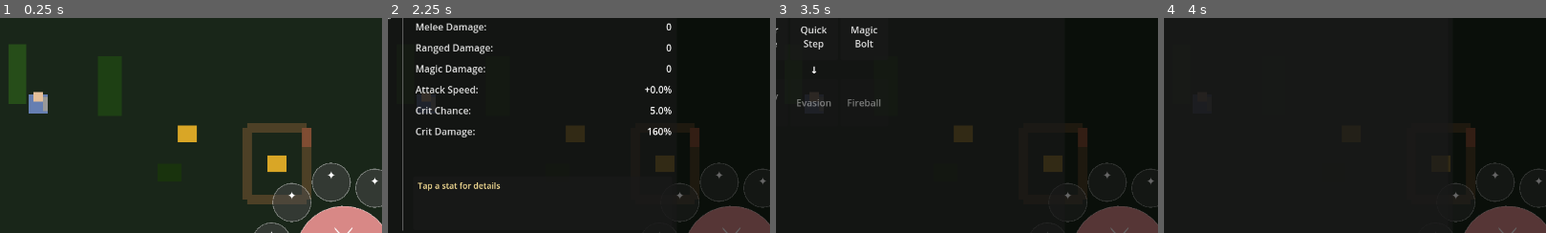
Above: before the commit, frames 1-4 (left to right).
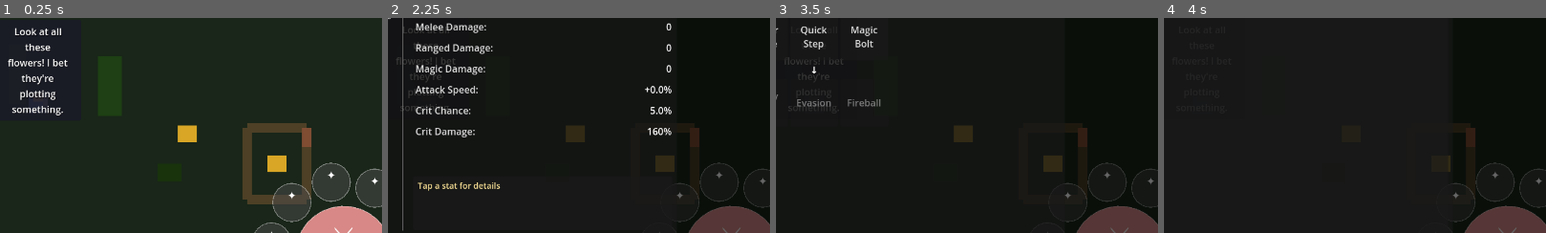
Above: after the commit, the same moments.

Repository: MatousHruska/MobileTestia
Game: Godot game, scene res://scenes/world/zone_forest.tscn
Same seed, same stepped clock (60 frames per second), same inputs: the game is played once before the commit and once after it. This scene is started directly instead of the project's main scene.
Inputs:
- Up to frame 1 (0.25 s): no input
- Up to frame 2 (2.25 s): click "☰" at 0.5 s; click "Inventory" at 1.25 s; click "Stats" at 2 s
- Up to frame 3 (3.5 s): click "Skills" at 2.75 s
- Up to frame 4 (4 s): click "Quests" at 3.5 s
The pictures show only the part of the screen within x 45-95%, y 30-80%; the shares and areas given below are measured in that part.

The runs differ from the first frame. In frame 1, 2.8% of the frame differs, in the area x 2-18%, y 4-46%; in frame 2, 0.5%; in frame 3, 0.1%; in frame 4, less than 0.1%.
Error after the commit: Trying to assign value of type 'bool' to a variable of type 'String'. (res://autoloads/location_manager.gd:194)

Commit message:
Add test Location nodes to zone_forest scene
Added two Location Area2D nodes with debug visualization:
- NorthernForest (loc_forest_north) at top-left
- SouthernForest (loc_forest_south) at bottom-left

Debug bounds visible so you can see where locations trigger.

Diff:
--- a/scenes/world/zone_forest.tscn
+++ b/scenes/world/zone_forest.tscn
@@ -8,6 +8,7 @@
 [ext_resource type="Script" path="res://scripts/interactable/chest_spawn_point.gd" id="7_chest_spawn"]
 [ext_resource type="Script" path="res://scripts/interactable/unlockable_door.gd" id="8_door"]
 [ext_resource type="Script" path="res://scripts/npc/spawn_point.gd" id="9_spawn_point"]
+[ext_resource type="Script" path="res://scripts/world/location.gd" id="10_location"]
 
 [sub_resource type="RectangleShape2D" id="RectangleShape2D_trans"]
 size = Vector2(80, 40)
@@ -20,6 +21,12 @@
 
 [sub_resource type="RectangleShape2D" id="RectangleShape2D_wall_v2"]
 size = Vector2(16, 88)
+
+[sub_resource type="RectangleShape2D" id="RectangleShape2D_loc_north"]
+size = Vector2(400, 300)
+
+[sub_resource type="RectangleShape2D" id="RectangleShape2D_loc_south"]
+size = Vector2(400, 300)
 
 [node name="ZoneForest" type="Node2D"]
 script = ExtResource("4_zone")
@@ -208,4 +215,28 @@
 golden_weight = 80
 allow_wooden = false
 
+[node name="Locations" type="Node2D" parent="."]
+
+[node name="NorthernForest" type="Area2D" parent="Locations"]
+position = Vector2(-200, -150)
+script = ExtResource("10_location")
+location_id = "loc_forest_north"
+display_name = "Northern Forest"
+show_debug_bounds = true
+debug_color = Color(0.2, 0.4, 0.6, 0.3)
+
+[node name="CollisionShape2D" type="CollisionShape2D" parent="Locations/NorthernForest"]
+shape = SubResource("RectangleShape2D_loc_north")
+
+[node name="SouthernForest" type="Area2D" parent="Locations"]
+position = Vector2(-200, 150)
+script = ExtResource("10_location")
+location_id = "loc_forest_south"
+display_name = "Southern Forest"
+show_debug_bounds = true
+debug_color = Color(0.6, 0.5, 0.2, 0.3)
+
+[node name="CollisionShape2D" type="CollisionShape2D" parent="Locations/SouthernForest"]
+shape = SubResource("RectangleShape2D_loc_south")
+
 [node name="HUD" parent="." instance=ExtResource("2_hud")]
Not shown: 1 places in scenes/world/zone_forest.tscn that only renumber resources
